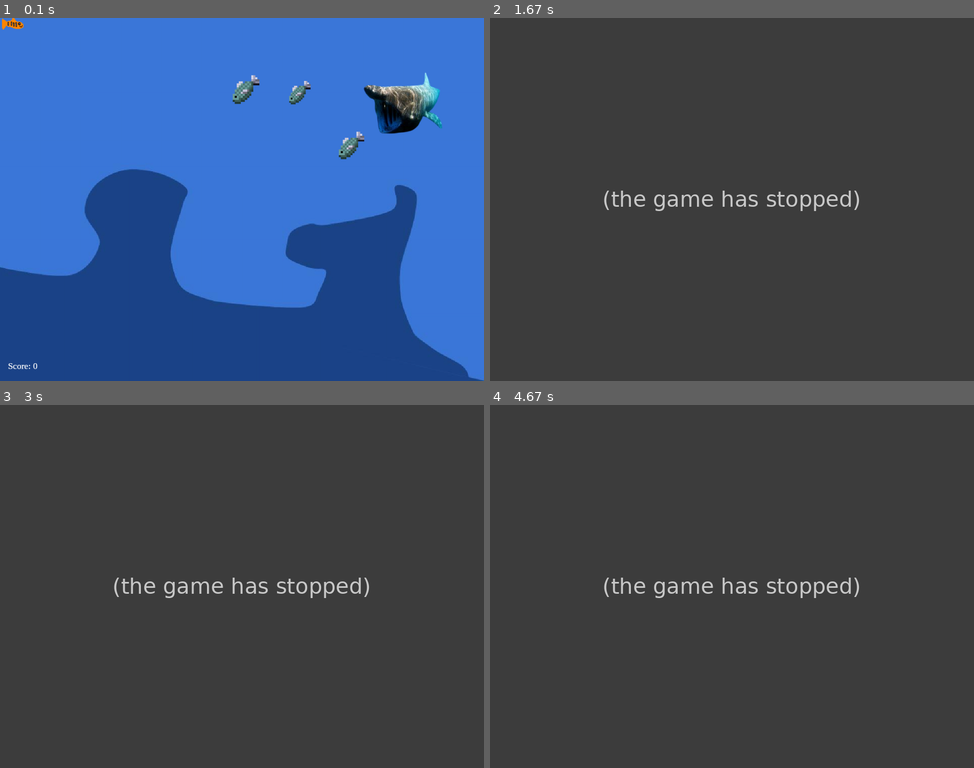
Above: before the commit, frames 1-4 (two rows, left to right).
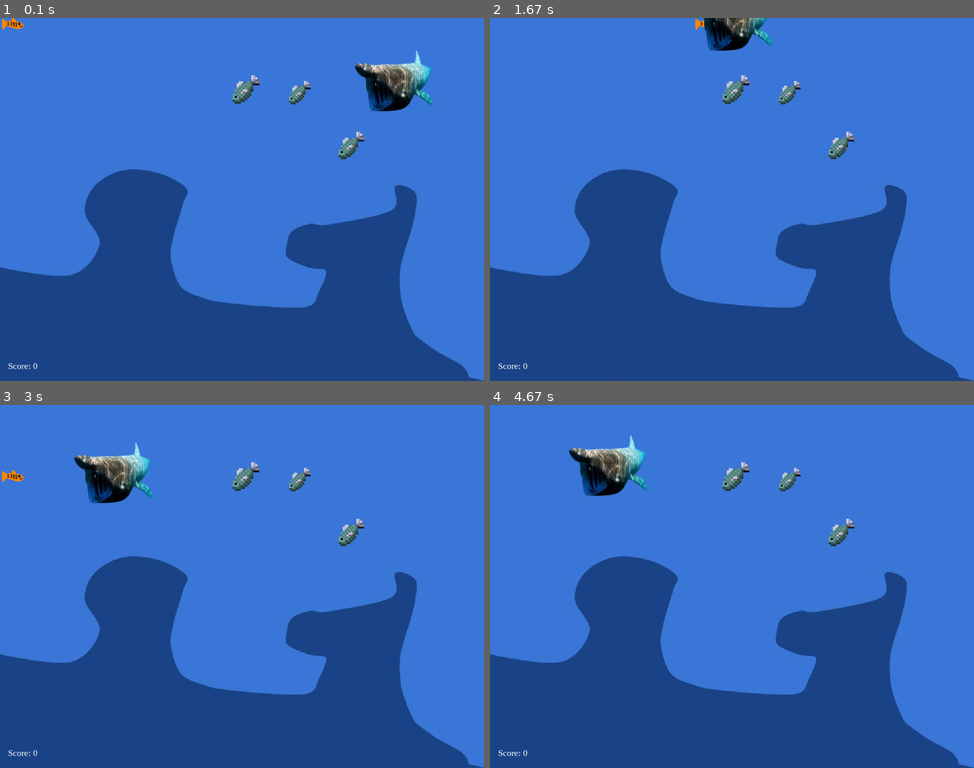
Above: after the commit, the same moments.

Repository: Oleg-Limba/pygame_fish
Game: pygame game, started from fishgame.py
The game is run twice, just before and just after one commit, with the same random seed, the same clock (stepped at 60 frames per second) and the same inputs.
Inputs:
- Up to frame 1 (0.1 s): no input
- Up to frame 2 (1.67 s): hold Right 0.33-0.8 s; hold Up 0.83-1.13 s; hold Right 1.17-1.63 s
- Up to frame 3 (3 s): hold Left 1.67-2.2 s; hold Down 2.23-2.53 s; hold Left 2.57-2.97 s
- Up to frame 4 (4.67 s): hold Up 3-3.37 s; hold Right 3.4-4.03 s; hold Down 4.07-4.43 s; hold Left from 4.47 s (still down)

The runs differ from the first frame. In frame 1, 2.4% of the frame differs, in the area x 1-92%, y 8-97%; in frame 2, 100%, in the area x 0-100%, y 0-100%; in frame 3, 100%; in frame 4, 100%.
Error before the commit: TypeError: 'NoneType' object is not callable (fishgame.py line 39); the game stopped at 1 s (later frames are placeholders)

Commit message:
fixed shark, optimised speed

Diff:
--- a/fishgame.py
+++ b/fishgame.py
@@ -23,7 +23,7 @@
 p_x = 0
 p_y = 0
 
-p_speed = 3
+p_speed = 9
 
 p_hitbox = pygame.Rect(0, 0, 50, 25)
 
@@ -31,6 +31,8 @@
 f_y = random.randint(0, 800)
 
 all_food = [Food(), Food(), Food()]
+
+shark = Shark(900, 100)
 
 font = pygame.font.SysFont("timesnewroman", 22)
 
@@ -80,15 +82,7 @@
             all_food.remove(food)
             all_food.append(Food())
 
-    scoreTxt = font.render("Score: " + str(score), True, "white")
-    screen.blit(scoreTxt, (20, 850))
-    pygame.display.update()
-
-    shark = Shark(900, 100)
-    def shark_update():
-        shark.update(p_hitbox, screen)
-    t = Timer(1, shark_update())
-    t.start()
+    shark.update(p_hitbox, screen)
     # while True:
     #     shark.update(p_hitbox, screen)
     #     time.sleep(1)
--- a/shark.py
+++ b/shark.py
@@ -8,22 +8,27 @@
     self.image = (pygame.image.load("shark.png"))
     self.size = random.randint(1, 3)
     if self.size == 1:
-      self.speed = 8
+      self.speed = 4
     elif self.size == 2:
-      self.speed = 6.5
+      self.speed = 3.5
     else:
-      self.speed = 5
+      self.speed = 2
+    self.facing_left = True
+
 
 
 
   def update(self, p_hitbox, screen):
   # if the fish is going up down right etc then make the picture of the shark point that way
-    if self.x > p_hitbox.x:
-      self.x -= self.speed
+    if self.x + 100 > p_hitbox.x:
+      self.x -= min(self.speed, abs(self.x + 100 - p_hitbox.x))
+      self.facing_left = True
     else:
-      self.x += self.speed
-    if self.y > p_hitbox.y:
-      self.y -= self.speed
+      self.x += min(self.speed, abs(self.x + 100 - p_hitbox.x))
+      self.facing_left = False
+    if self.y + 75 > p_hitbox.y:
+      self.y -= min(self.speed, abs(self.y + 75 - p_hitbox.y))
     else:
-        self.y += self.speed
-    screen.blit(self.image, (self.x, self.y))
+        self.y += min(self.speed, abs(self.y + 75 - p_hitbox.y))
+
+    screen.blit(pygame.transform.flip(self.image, not self.facing_left, False), (self.x, self.y))
Binary file changed: shark.png
